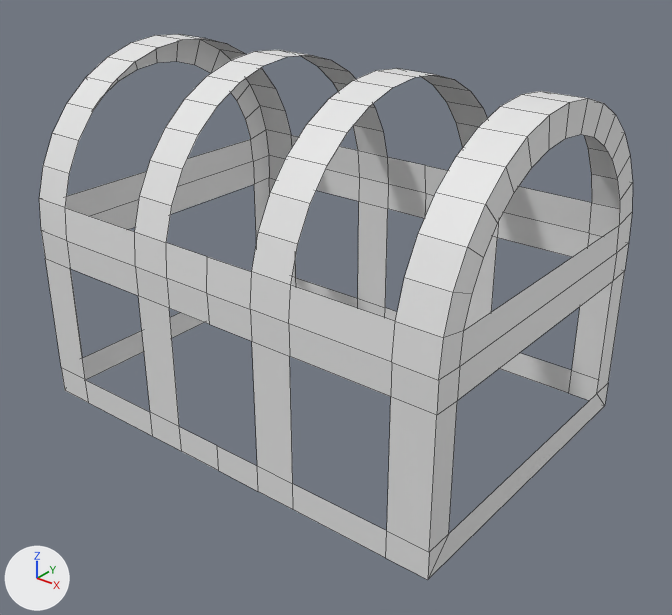
The Blender file obj_finalChest_anyaGupta_01.blend as it was, and as the next commit left it.
Before and after are seen from a 50 mm camera at (3.21, -3.96, 2.01) aimed at (0.13, -0.11, -0.38). Arrows for +X, +Y and +Z are at lower left; the lights stay in place. The first picture is the older version. Mesh edges are drawn as thin lines.
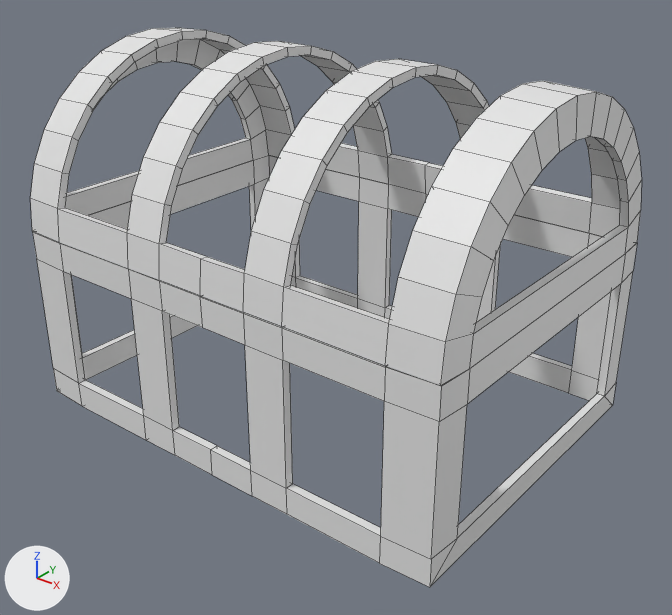
What differs and where, as boxes (x1, y1, x2, y2) in the pictures (672 x 615 px; the box of a moved part takes in the faces that stretch with it):
```json
{"object": "Cylinder", "change": "reshaped, modifiers changed", "before": [39, 34, 633, 580], "after": [30, 28, 642, 587]}
{"part": 1, "of": "me_cylinder", "change": "moved or reshaped", "before": [39, 130, 632, 415], "after": [30, 130, 641, 421]}
```

Scene script edits in JSON lines:
```json
{"block": "me_cylinder", "where": "# used by ob_cylinder; location = (0.0, 0.0, 0.0)"}
{"op": "remove", "block": "me_cylinder", "code": "me_cylinder.from_pydata(...)  # 125 vertices, 81 faces; spans x 0.0..1.4, y -1.0..1.0, z -1.1..1.0"}
{"op": "add", "block": "me_cylinder", "code": "me_cylinder.from_pydata(...)  # 137 vertices, 81 faces; spans x 0.0..1.4, y -1.0..1.0, z -1.1..1.0"}
{"block": "me_cylinder", "change": "me_cylinder part 1"}
{"block": "me_cylinder", "change": "2 vertices are removed from x 1.4, y -0.83..0.83, z -0.01"}
{"block": "me_cylinder", "change": "18 faces are deleted"}
{"block": "me_cylinder", "change": "8 vertices are added at x 0.0..1.4, y -1.0..1.0, z 0.0"}
{"block": "me_cylinder", "change": "6 new vertices lie (0.0, 0.0, 0.18) away from vertices in x 0.0..1.4, y -1.0..1.0, z -0.18"}
{"block": "me_cylinder", "change": "18 new faces join them"}
{"op": "add", "block": "ob_cylinder", "code": "_m = ob_cylinder.modifiers.new('Solidify', 'SOLIDIFY')"}
{"op": "add", "block": "ob_cylinder", "code": "_m.thickness = -0.05"}
```
